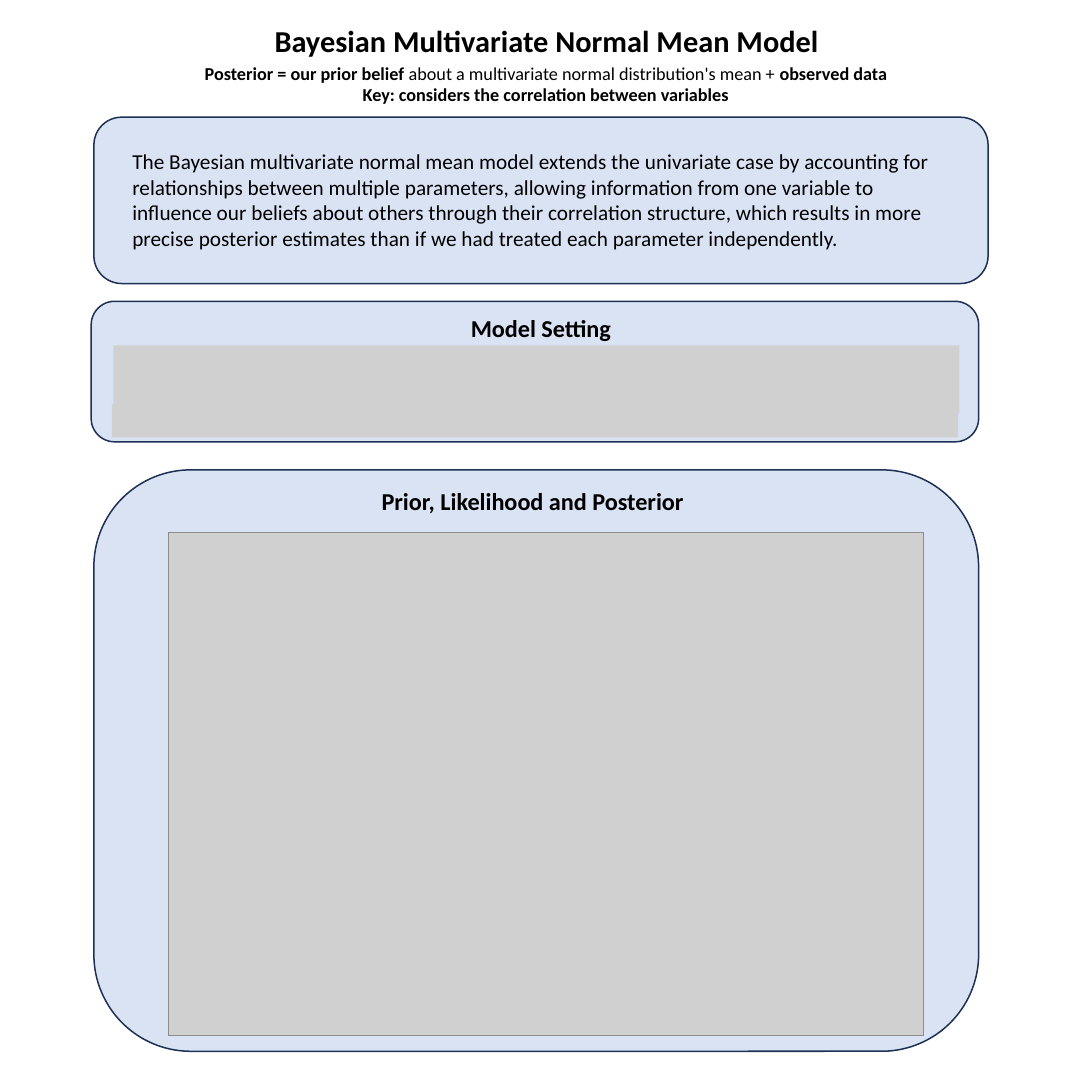
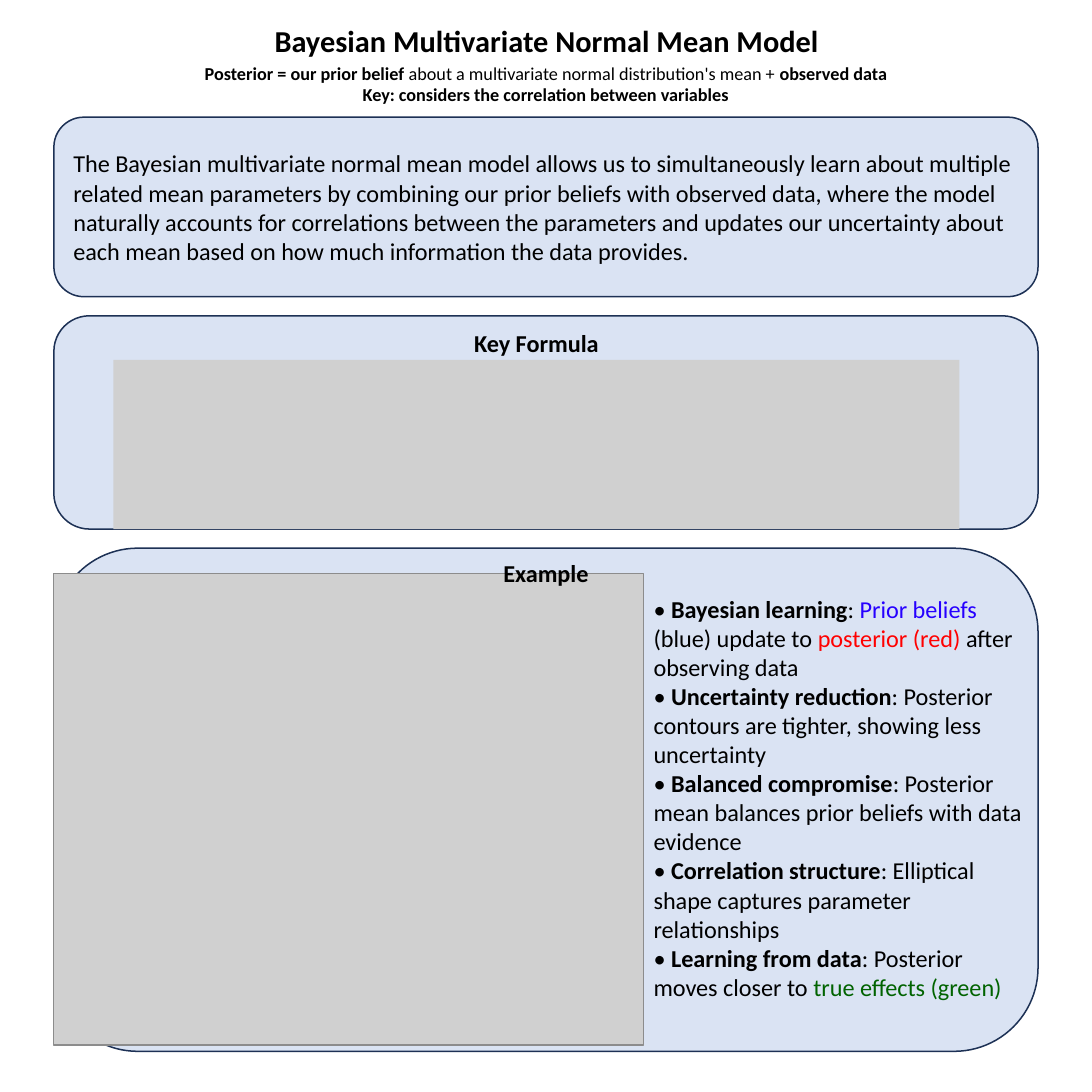
Before and after one commit to StatFunGen/statgen-prerequisites, a slide deck: slide 26 of graphical_summary/slides.pptx. Drawn at 1092x1092 pixels with LibreOffice and Linux fonts; fonts in the diff are those of the drawing; grey boxes stand for pictures. Boxes give left, top, right and bottom in pixels: in the first picture for what was removed or moved away, otherwise in the second. Text is boxed around its words. In the diff, an @@ line names an element or a change of style, - is before the commit and + after.

```diff
--- a/graphical_summary/slides.pptx
+++ b/graphical_summary/slides.pptx
@@ rounded rectangle "The Bayesian multivariate normal mean ...": place and size @@
-rounded rectangle "The Bayesian multivariate normal mean ..." at [94,117,988,283]
+rounded rectangle "The Bayesian multivariate normal mean ..." at [54,117,1037,296]
@@ text in rounded rectangle at [73,155,1010,264]: text added @@
+The Bayesian multivariate normal mean model allows us to simultaneously learn about multiple related mean parameters by combining our prior beliefs with observed data, where the model naturally accounts for correlations between the parameters and updates our uncertainty about each mean based on how much information the data provides.
@@ text removed at [132,154,928,250] @@
-The Bayesian multivariate normal mean model extends the univariate case by accounting for relationships between multiple parameters, allowing information from one variable to influence our beliefs about others through their correlation structure, which results in more precise posterior estimates than if we had treated each parameter independently.
@@ rounded rectangle: place and size @@
-rounded rectangle at [92,301,980,442]
+rounded rectangle at [54,316,1037,529]
@@ text at [474,335,599,356]: text changed @@
-Model Setting
+Key Formula
@@ picture: place and size @@
-picture at [114,345,960,413]
+picture at [114,360,960,530]
@@ picture removed at [111,404,958,437] @@
@@ text removed at [382,493,683,513] @@
-Prior, Likelihood and Posterior
@@ rounded rectangle: place and size @@
-rounded rectangle at [94,470,978,1051]
+rounded rectangle at [54,548,1037,1052]
@@ text added at [503,565,588,586], 16 pt, text #000000, bold @@
+Example
@@ picture: place and size @@
-picture at [168,532,923,1035]
+picture at [54,573,643,1045]
@@ text added at [654,601,1021,1000], 16 pt, text #000000 @@
+• Bayesian learning: Prior beliefs (blue) update to posterior (red) after observing data
+• Uncertainty reduction: Posterior contours are tighter, showing less uncertainty
+• Balanced compromise: Posterior mean balances prior beliefs with data evidence
+• Correlation structure: Elliptical shape captures parameter relationships
+• Learning from data: Posterior moves closer to true effects (green)
```
Also in this commit, not shown: 13 other files.
